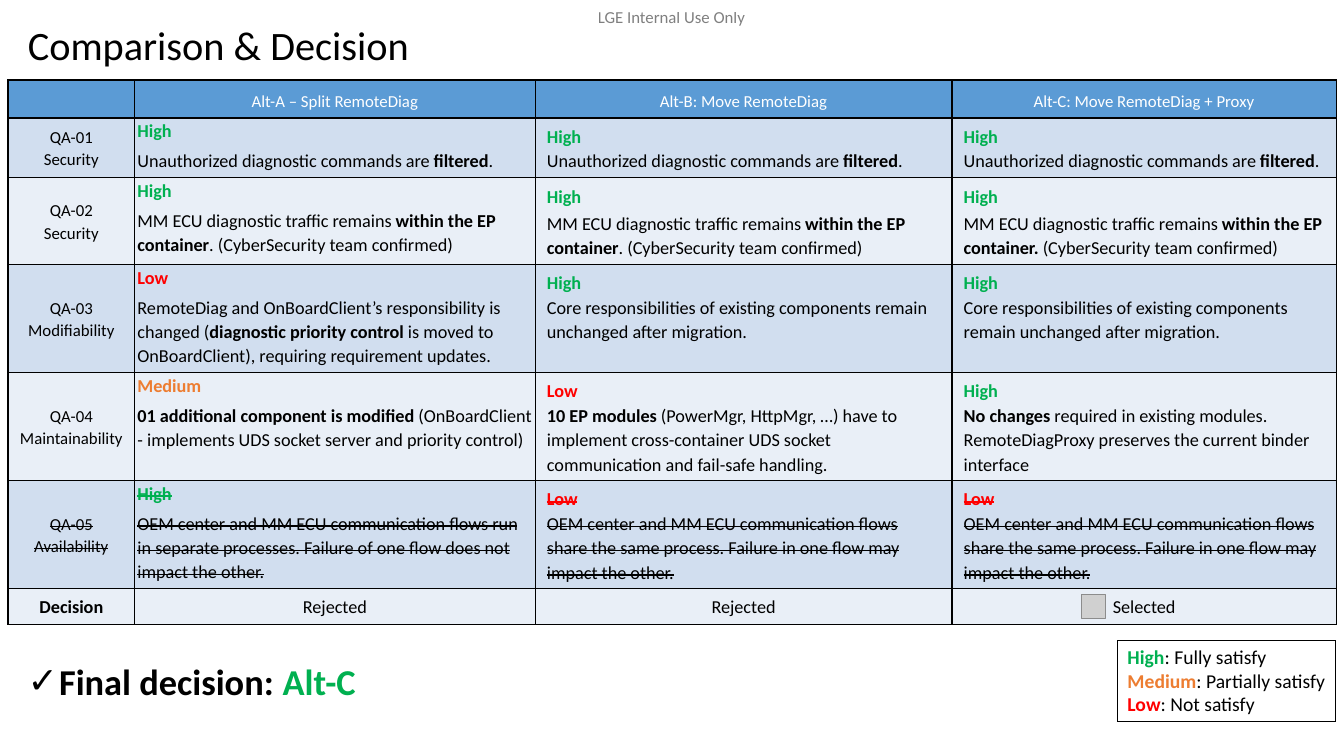
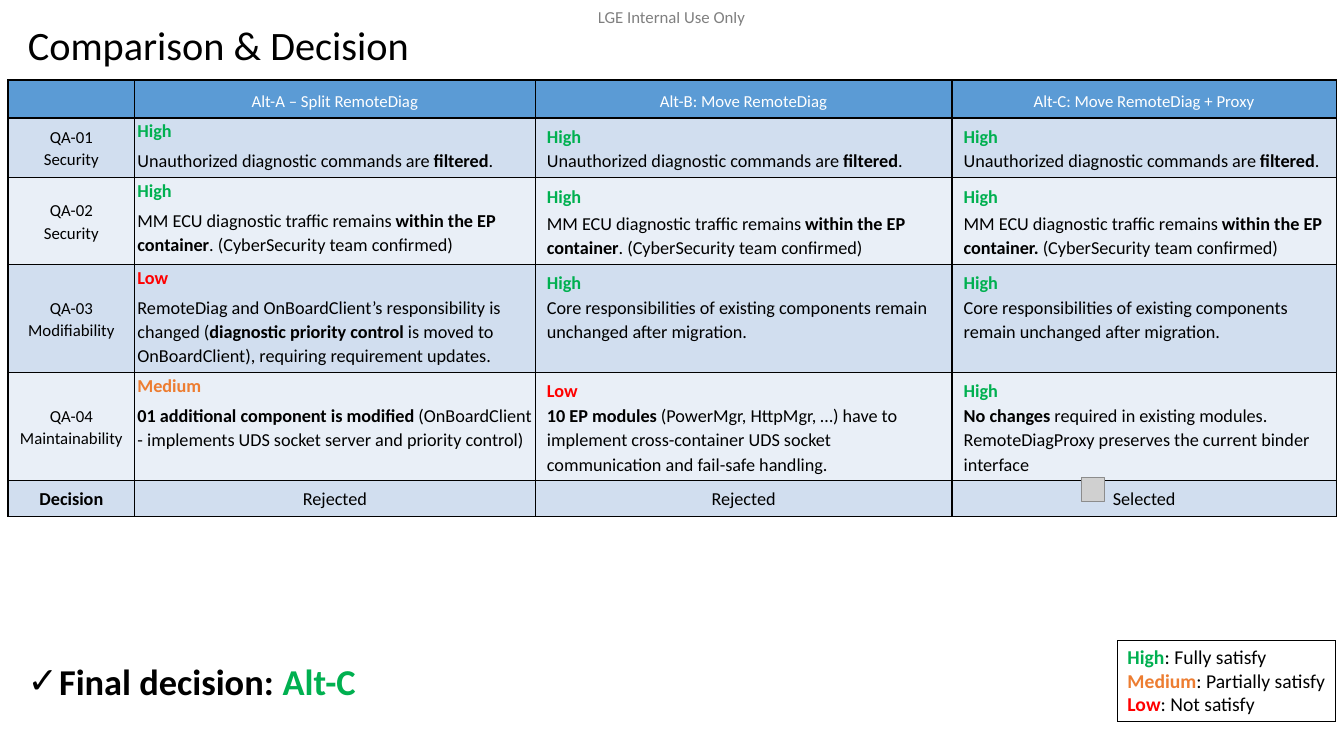
Before and after one commit to btqt/fe, a slide deck: slide 10 of design/FE_phi.vu_Design of Secure Remote Diag on Container Separation Architecture_3rd.pptx (slide 11 before the commit). Drawn at 1344x756 pixels with LibreOffice and Linux fonts; fonts in the diff are those of the drawing; grey boxes stand for pictures; background and template pictures are left out. Boxes give left, top, right and bottom in pixels: in the first picture for what was removed or moved away, otherwise in the second. Text is boxed around its words. In the diff, an @@ line names an element or a change of style, - is before the commit and + after.

```diff
--- a/design/FE_phi.vu_Design of Secure Remote Diag on Container Separation Architecture_3rd.pptx
+++ b/design/FE_phi.vu_Design of Secure Remote Diag on Container Separation Architecture_3rd.pptx
@@ table at (x1=8, y1=80, x2=1337, y2=512) @@
-row 6: QA-05 / Availability | High / OEM center and MM ECU communication flows run in separate processes. Failure of one flow does not impact the other. | Low / OEM center and MM ECU communication flows share the same process. Failure in one flow may impact the other. | Low / OEM center and MM ECU communication flows share the same process. Failure in one flow may impact the other.
@@ picture moved from (x1=1082, y1=595, x2=1106, y2=619) to (x1=1082, y1=478, x2=1106, y2=502) @@
```
Also in this commit, not shown: 2 other slides changed, 1 slide removed, 3 other files.
